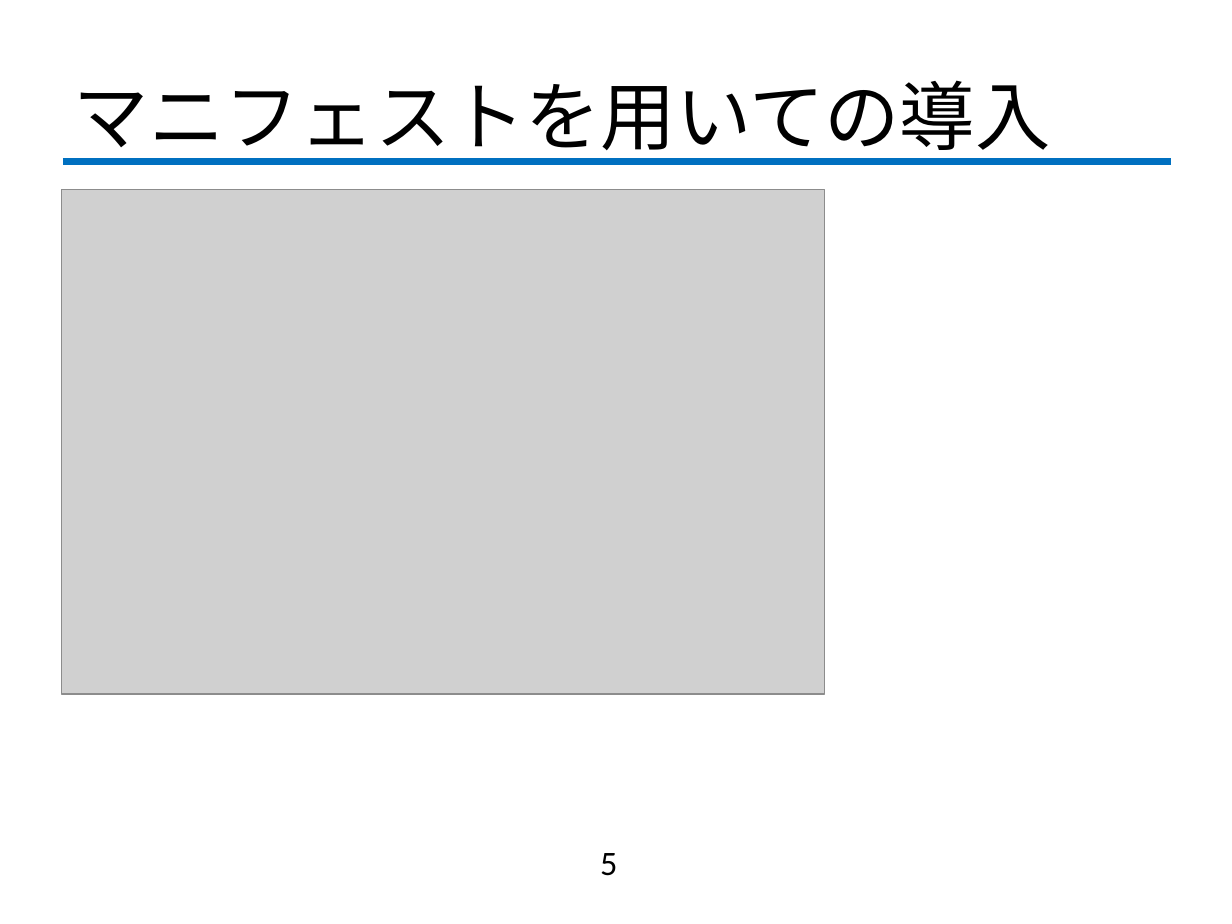
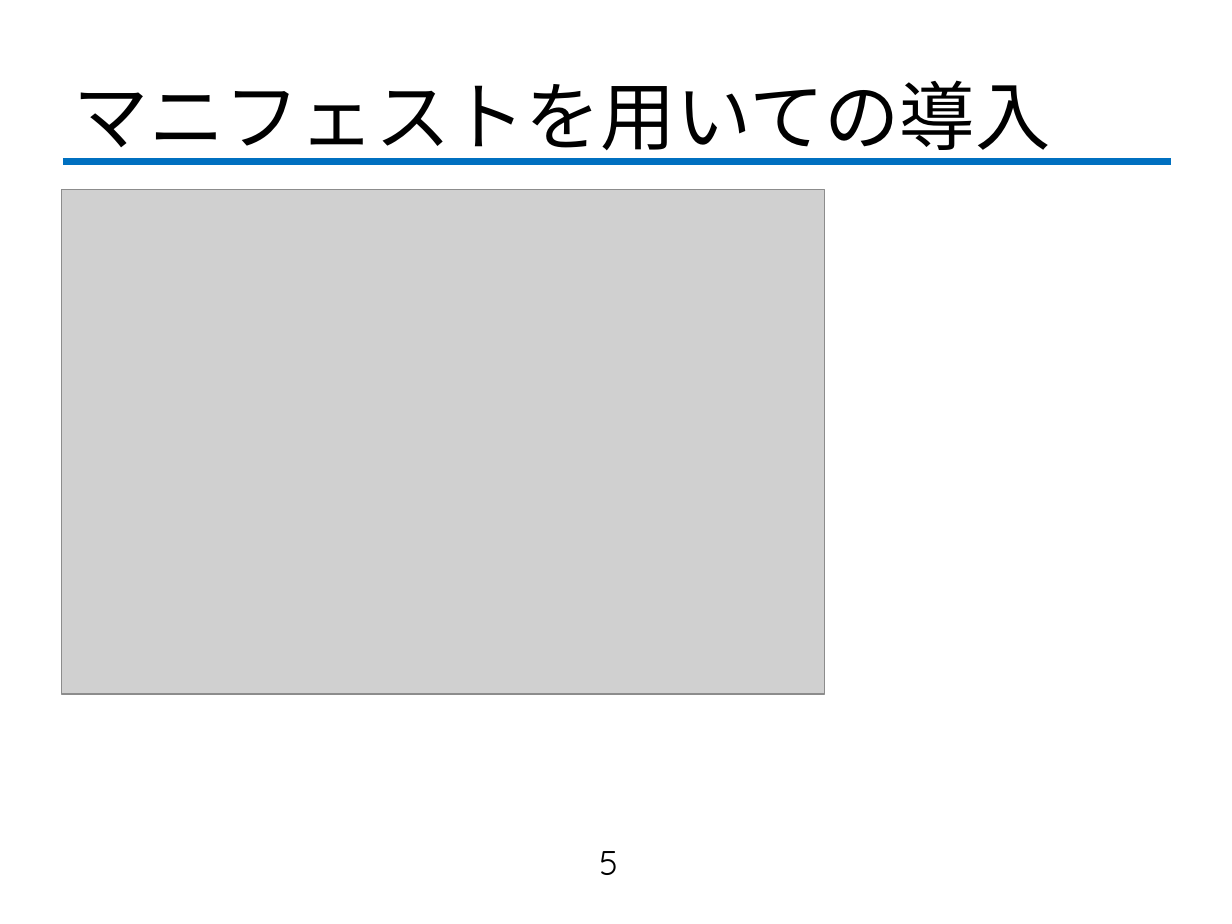
Before and after one commit to fujiLabo/fuji_simu, a slide deck: slide 5 of 1005進捗.pptx. Drawn at 1232x924 pixels with LibreOffice and Linux fonts; fonts in the diff are those of the drawing; grey boxes stand for pictures; background and template pictures are left out. Boxes give left, top, right and bottom in pixels: in the first picture for what was removed or moved away, otherwise in the second. Text is boxed around its words. In the diff, an @@ line names an element or a change of style, - is before the commit and + after.

```diff
--- a/1005進捗.pptx
+++ b/1005進捗.pptx
@@ page number at [599, 851, 618, 875]: font Calibri to Quicksand @@
```
Also in this commit, not shown: 10 other slides changed, 16 slides added, 7 other files.
